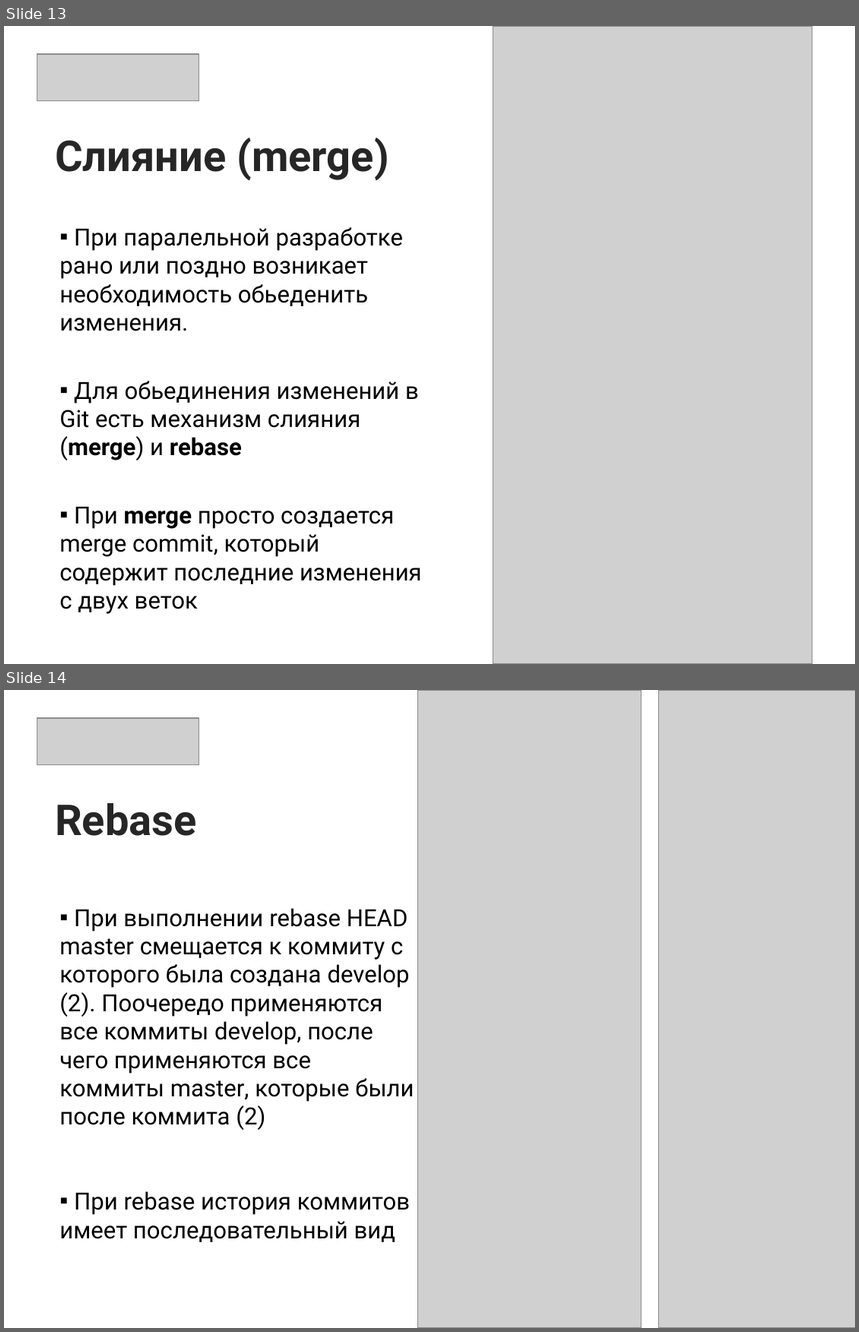
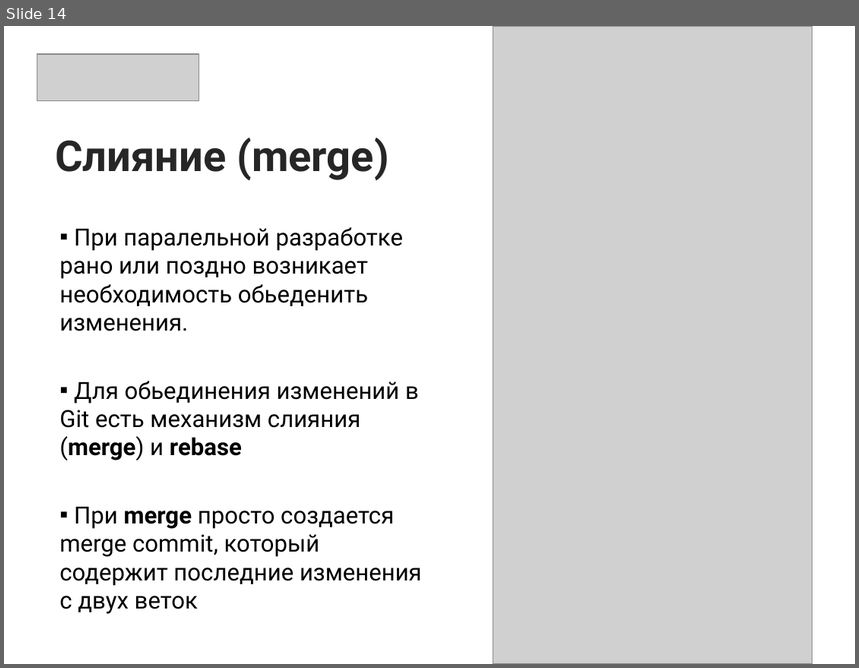
Before and after one commit to RusyaOne/CSharpAdvanced---19.01.2021, a slide deck: 3.VersionControl/VersionControl.pptx. Shown one above the other, each under a label of ours: slides 13 and 14 before the commit, slide 14 after it. The pictures are 859x1332 and 859x668 pixels, drawn with LibreOffice and Linux fonts; fonts in the diff are those of the drawing; grey boxes stand for pictures. Boxes give left, top, right and bottom in pixels: in the first picture for what was removed or moved away, otherwise in the second. Text is boxed around its words. In the diff, an @@ line names an element or a change of style, - is before the commit and + after.

```diff
--- a/3.VersionControl/VersionControl.pptx
+++ b/3.VersionControl/VersionControl.pptx
@@ slide 14 removed at [4,690,855,1328], background #FFFFFF @@
@@ picture removed at [417,690,642,1328] @@
@@ picture removed at [658,690,855,1328] @@
@@ picture removed at [37,718,199,765] @@
@@ title removed at [55,803,196,836] @@
-Rebase
@@ text removed at [59,908,414,1243] @@
-▪ При выполнении rebase HEAD master смещается к коммиту с которого была создана develop (2). Поочередо применяются все коммиты develop, после чего применяются все коммиты master, которые были после коммита (2)
-▪ При rebase история коммитов имеет последовательный вид
@@ what was slide 13 is now slide 14 @@
```
Also in this commit, not shown: 1 slide added.
